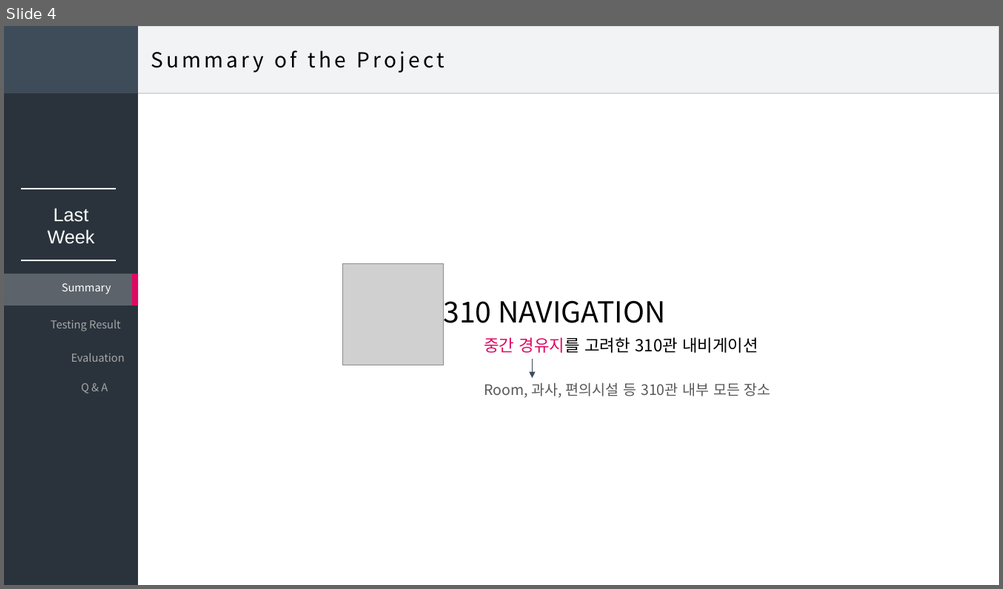
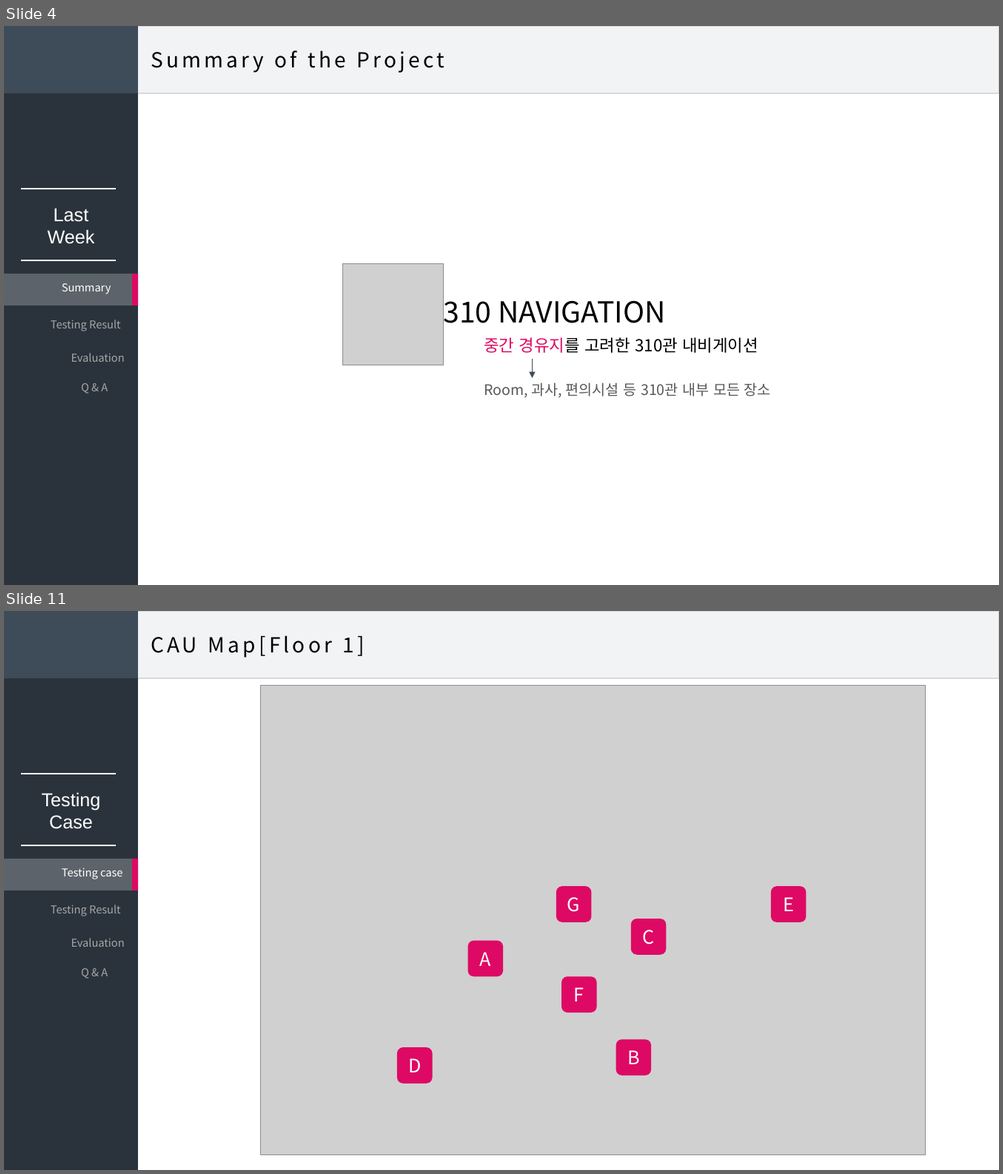
Before and after one commit to DDoGuSulGye/Presentation, a slide deck: Presentation Data/05. Testing & Evaluation.pptx. Shown one above the other, each under a label of ours: slide 4 before the commit, slides 4 and 11 after it; the slides between them are not shown. The pictures are 1003x589 and 1003x1174 pixels, drawn with LibreOffice and Linux fonts; fonts in the diff are those of the drawing; grey boxes stand for pictures. Boxes give left, top, right and bottom in pixels: in the first picture for what was removed or moved away, otherwise in the second. Text is boxed around its words. In the diff, an @@ line names an element or a change of style, - is before the commit and + after.

```diff
--- a/Presentation Data/05. Testing & Evaluation.pptx
+++ b/Presentation Data/05. Testing & Evaluation.pptx
@@ slide 11 added at bbox=[4, 611, 999, 1170], background #FFFFFF @@
@@ rectangle added at bbox=[4, 611, 138, 1170], fill #2A333C @@
@@ rectangle added at bbox=[4, 611, 138, 678], fill #3E4B58 @@
@@ rectangle added at bbox=[121, 611, 999, 678], fill #F1F3F5, outline #D9D9D9 1 pt @@
@@ text added at bbox=[151, 635, 364, 658], 20 pt, text #000000 @@
+CAU Map[Floor 1]
@@ picture added at bbox=[261, 686, 925, 1156] @@
@@ line added from (20, 774) to (116, 774), #FFFFFF 1.5 pt @@
@@ text added at bbox=[42, 792, 101, 829], 18 pt, text #FFFFFF @@
+Testing
+Case
@@ line added from (20, 846) to (116, 846), #FFFFFF 1 pt @@
@@ rectangle added at bbox=[4, 859, 136, 891], fill #FFFFFF at 24% opacity @@
@@ text added at bbox=[62, 868, 122, 880], 10.5 pt, text #FFFFFF @@
+Testing case
@@ rectangle added at bbox=[132, 859, 138, 891], fill #DE0964 @@
@@ rounded rectangle added at bbox=[556, 886, 591, 922], fill #DE0964, 18 pt, text #FFFFFF @@
+G
@@ rounded rectangle added at bbox=[771, 886, 806, 922], fill #DE0964, 18 pt, text #FFFFFF @@
+E
@@ text added at bbox=[51, 905, 121, 917], 10.5 pt, text #A6A6A6 @@
+Testing Result
@@ rounded rectangle added at bbox=[631, 919, 666, 955], fill #DE0964, 18 pt, text #FFFFFF @@
+C
@@ text added at bbox=[71, 938, 125, 947], 10.5 pt, text #A6A6A6 @@
+Evaluation
@@ rounded rectangle added at bbox=[468, 941, 504, 977], fill #DE0964, 18 pt, text #FFFFFF @@
+A
@@ text added at bbox=[81, 968, 108, 979], 10.5 pt, text #A6A6A6 @@
+Q & A
@@ rounded rectangle added at bbox=[561, 977, 597, 1012], fill #DE0964, 18 pt, text #FFFFFF @@
+F
@@ rounded rectangle added at bbox=[397, 1048, 432, 1083], fill #DE0964, 18 pt, text #FFFFFF @@
+D
@@ rounded rectangle added at bbox=[616, 1040, 651, 1076], fill #DE0964, 18 pt, text #FFFFFF @@
+B
```
Also in this commit, not shown: 11 slides changed, 5 other slides added, 1 slide removed, 5 other files.
